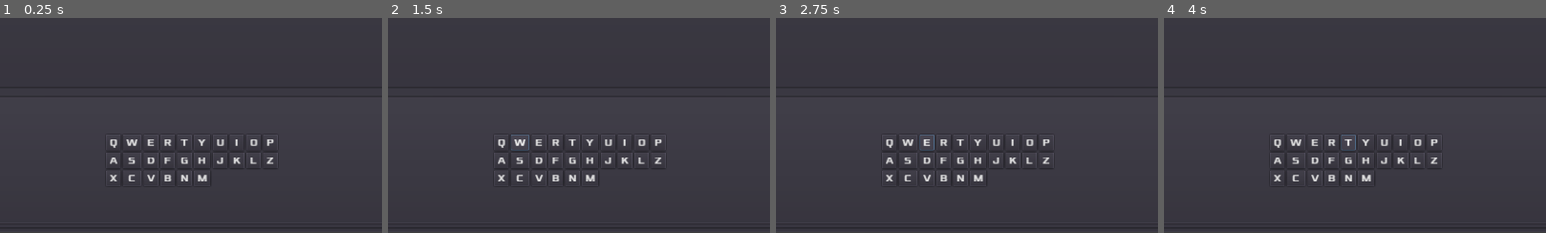
Above: before the commit, frames 1-4 (left to right).
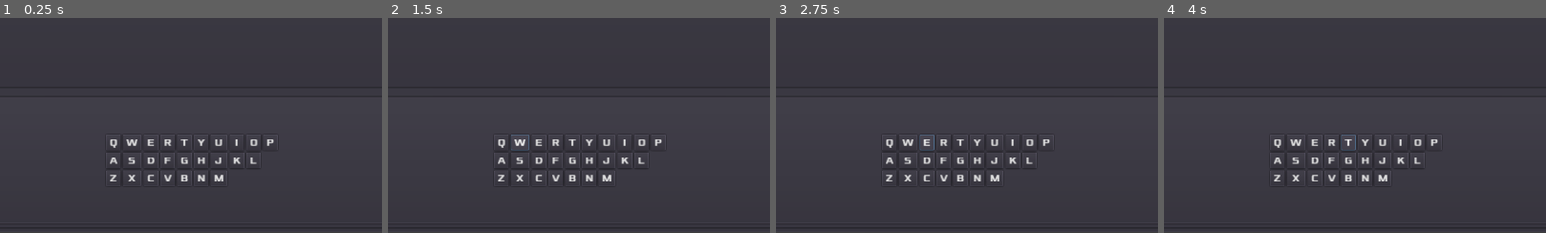
Above: after the commit, the same moments.

Repository: zacryol/spindle-of-serendipity
Game: Godot game, scene res://game/GamePanel.tscn
Two runs of this game, one before a commit and one after it. Both use one fixed random seed, a clock stepped at 60 frames per second and the inputs below. This scene is started directly instead of the project's main scene.
Inputs:
- Up to frame 1 (0.25 s): no input
- Up to frame 2 (1.5 s): click "Q" at 0.5 s; click "W" at 1.25 s
- Up to frame 3 (2.75 s): click "E" at 2 s
- Up to frame 4 (4 s): click "R" at 2.75 s; click "T" at 3.5 s
The pictures show only the part of the screen within x 10-60%, y 50-100%; the shares and areas given below are measured in that part.

The runs differ from the first frame. In frame 1, 0.5% of the frame differs, in the area x 28-72%, y 54-76%; in frame 2, 0.5%; in frame 3, 0.5%; in frame 4, 0.5%.
Error in both runs: Division By Zero in operator '%'. (res://system/singletons/EntryManager.gd:71)

Commit message:
Keyborad rows arrange

Diff:
--- a/godot/game/components/Keyboard.gd
+++ b/godot/game/components/Keyboard.gd
@@ -7,10 +7,45 @@
 	# Setup Keys
 	key_container.columns = CharSet.get_row_length()
 
-	for c in CharSet.CHAR_MAIN.size():
+	var c := 0
+	for l in CharSet.LINE_BREAKS:
+		if l == key_container.columns:
+			for i in key_container.columns:
+				var b := Button.new()
+				b.text = CharSet.CHAR_MAIN[c]
+				key_container.add_child(b)
+
+				c += 1
+		else:
+			var n := 0
+			while n < l:
+				var b := Button.new()
+				b.text = CharSet.CHAR_MAIN[c]
+				key_container.add_child(b)
+
+				c += 1
+				n += 1
+
+			while n < key_container.columns:
+				var b := Control.new()
+				key_container.add_child(b)
+				n += 1
+			pass
+
+	while c < CharSet.CHAR_MAIN.size():
 		var b := Button.new()
 		b.text = CharSet.CHAR_MAIN[c]
 		key_container.add_child(b)
+
+		c += 1
+		pass
+
+
+#	var row := 0
+#	for c in CharSet.CHAR_MAIN.size():
+#		var b := Button.new()
+#		b.text = CharSet.CHAR_MAIN[c]
+#		key_container.add_child(b)
 
 
 
